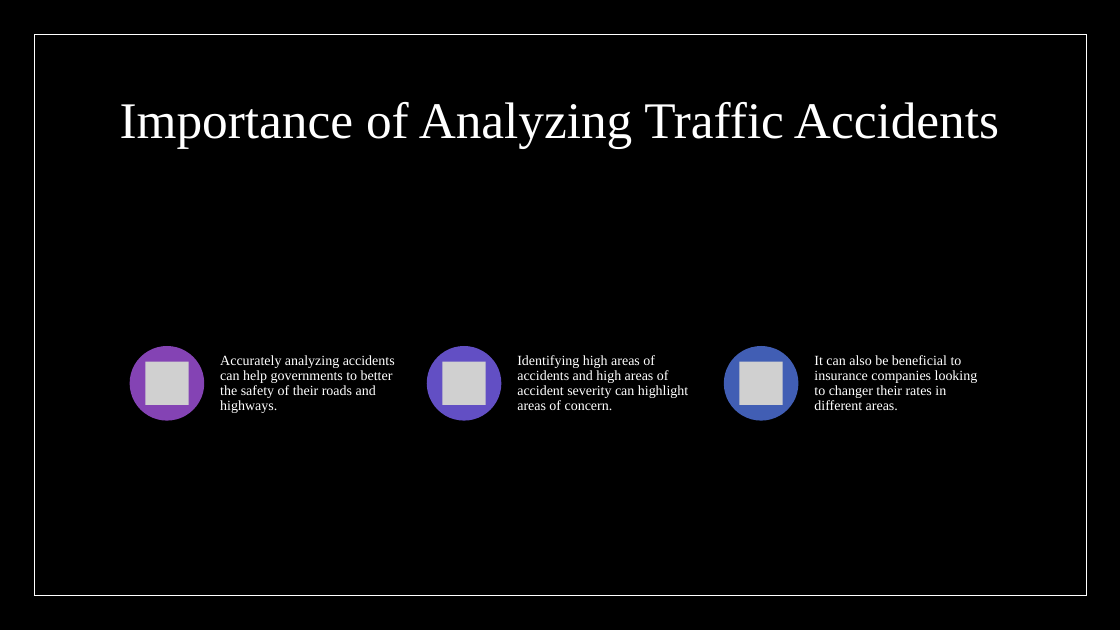
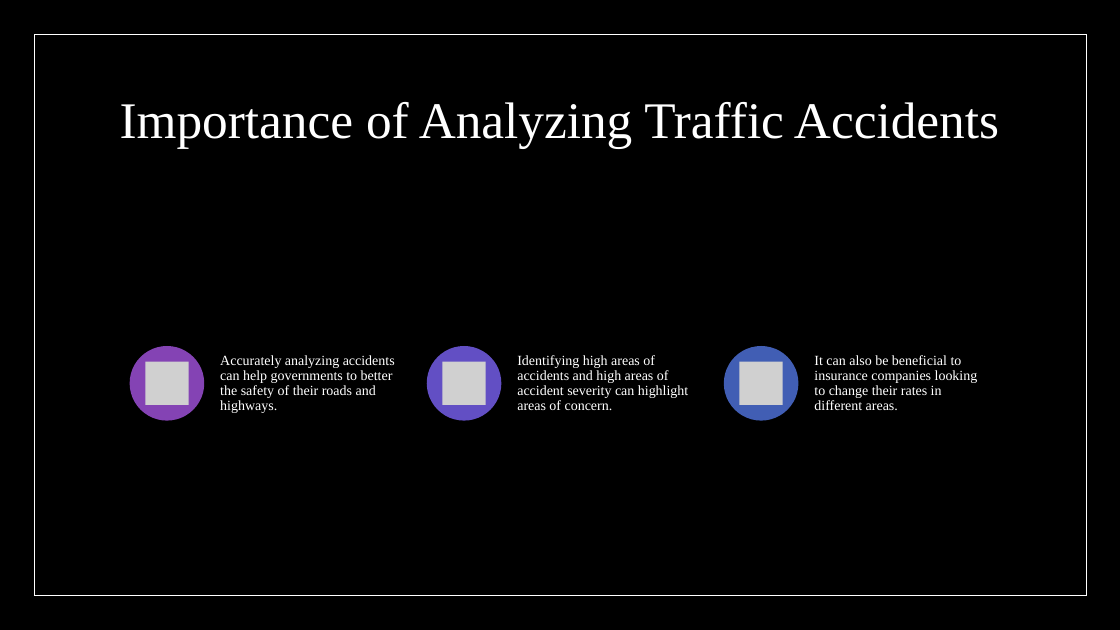
Before and after one commit to GenTaylor/Traffic-Accident-Analysis, a slide deck: slide 3 of Traffic_Analysis_and_Severity_Prediction.pptx. Drawn at 1120x630 pixels with LibreOffice and Linux fonts; fonts in the diff are those of the drawing; grey boxes stand for pictures. Boxes give left, top, right and bottom in pixels: in the first picture for what was removed or moved away, otherwise in the second. Text is boxed around its words. In the diff, an @@ line names an element or a change of style, - is before the commit and + after.

```diff
--- a/Traffic_Analysis_and_Severity_Prediction.pptx
+++ b/Traffic_Analysis_and_Severity_Prediction.pptx
@@ text at (x1=814, y1=355, x2=978, y2=410): text changed @@
-It can also be beneficial to insurance companies looking to changer their rates in different areas.
+It can also be beneficial to insurance companies looking to change their rates in different areas.
```
Also in this commit, not shown: 1 other slide changed, 1 other file.
